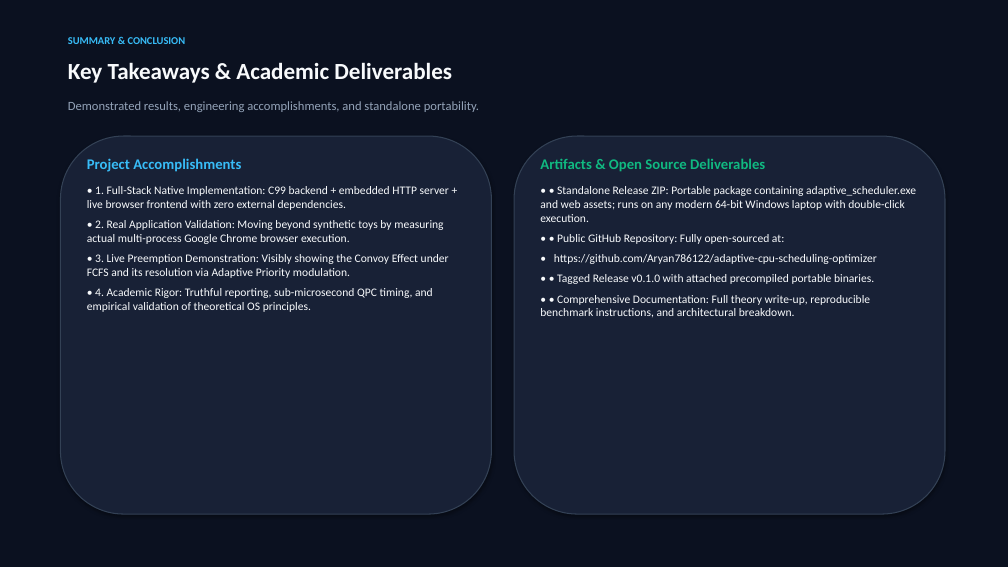
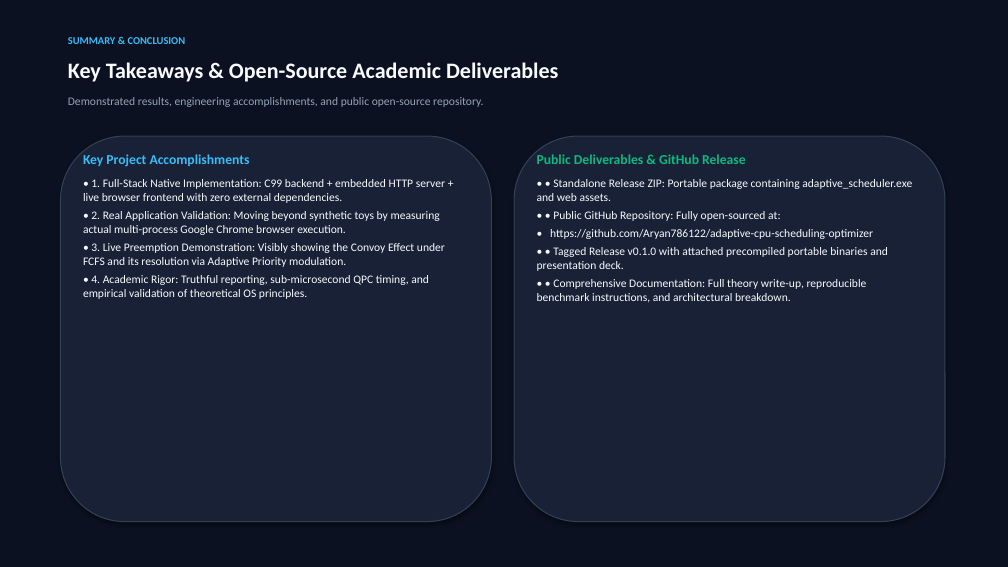
Before and after one commit to Aryan786122/adaptive-cpu-scheduling-optimizer, a slide deck: slide 12 of Adaptive_CPU_Scheduling_Optimizer_Presentation.pptx (slide 10 before the commit). Drawn at 1008x567 pixels with LibreOffice and Linux fonts; fonts in the diff are those of the drawing. Boxes give left, top, right and bottom in pixels: in the first picture for what was removed or moved away, otherwise in the second. Text is boxed around its words. In the diff, an @@ line names an element or a change of style, - is before the commit and + after.

Commit message:
Attach high-resolution screenshots of live browser benchmarks and theory lab to presentation deck

```diff
--- a/Adaptive_CPU_Scheduling_Optimizer_Presentation.pptx
+++ b/Adaptive_CPU_Scheduling_Optimizer_Presentation.pptx
@@ text at (68,62,558,82): text changed; size 22 to 21 pt @@
-Key Takeaways & Academic Deliverables
+Key Takeaways & Open-Source Academic Deliverables
@@ text at (68,97,483,107): text changed; size 12 to 11 pt @@
-Demonstrated results, engineering accomplishments, and standalone portability.
+Demonstrated results, engineering accomplishments, and public open-source repository.
@@ rounded rectangle: place and size @@
-rounded rectangle at (60,136,492,514)
+rounded rectangle at (60,136,492,522)
@@ rounded rectangle: place and size @@
-rounded rectangle at (514,136,945,514)
+rounded rectangle at (514,136,945,522)
@@ text at (83,154,250,167): text changed; size 14 to 13 pt @@
-Project Accomplishments
+Key Project Accomplishments
@@ text at (83,179,445,299): less space between paragraphs @@
@@ text at (537,154,912,201): text changed @@
-Artifacts & Open Source Deliverables
-• • Standalone Release ZIP: Portable package containing adaptive_scheduler.exe and web assets; runs on any modern 64-bit Windows laptop with double-click execution.
+Public Deliverables & GitHub Release
+• • Standalone Release ZIP: Portable package containing adaptive_scheduler.exe and web assets.
@@ text at (537,211,867,303): less space between paragraphs @@
@@ text at (537,247,888,271): text changed @@
-• • Tagged Release v0.1.0 with attached precompiled portable binaries.
+• • Tagged Release v0.1.0 with attached precompiled portable binaries and presentation deck.
```
Also in this commit, not shown: 7 other slides changed, 4 slides added, 2 slides removed, 12 other files.
